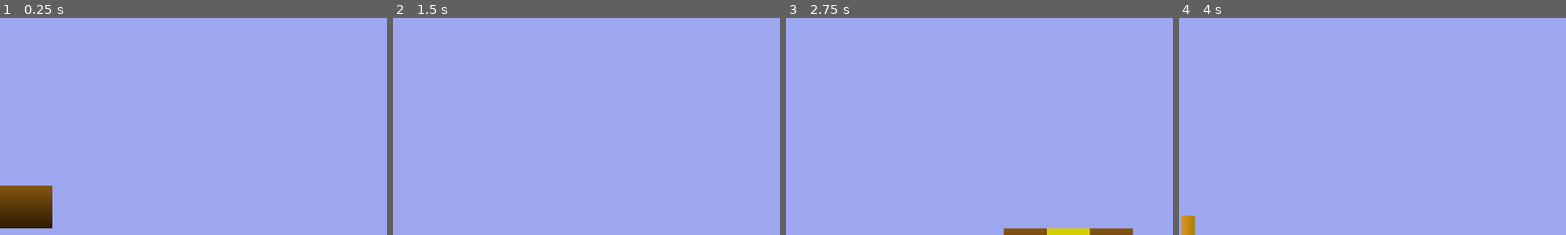
Above: before the commit, frames 1-4 (left to right).
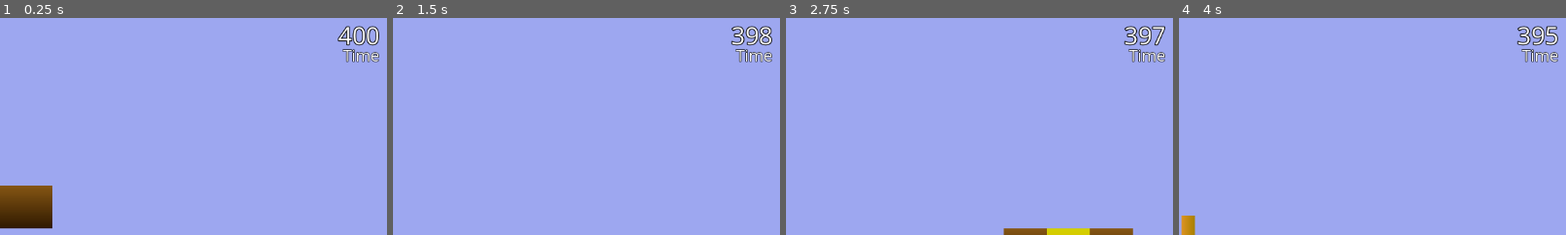
Above: after the commit, the same moments.

Repository: Alexxx180/Lemurio
Game: Godot game, scene res://levels/1/1/level.tscn
The game is run twice, just before and just after one commit, with the same random seed, the same clock (stepped at 60 frames per second) and the same inputs.
Inputs:
- Up to frame 1 (0.25 s): no input
- Up to frame 2 (1.5 s): tap Enter at 0.5 s; hold Right (move_right) from 0.53 s (still down); tap Space (jump) at 0.77, 1.25 s
- Up to frame 3 (2.75 s): tap Space (jump) at 1.52 s; release Right (move_right) at 2.03 s; hold Left (move_left) from 2.03 s (still down)
- Up to frame 4 (4 s): tap Enter at 2.75 s; release Left (move_left) at 2.78 s; hold Right (move_right) from 2.78 s (still down); tap Space (jump) at 3.02, 3.5, 3.77 s
The pictures show only the part of the screen within x 49-99%, y 2-52%; the shares and areas given below are measured in that part.

The runs differ from the first frame. In frame 1, 1.0% of the frame differs, in the area x 87-98%, y 3-21%; in frame 2, 1.0%; in frame 3, 0.9%; in frame 4, 1.0%.

Commit message:
timer done

Diff:
--- a/assets/actors/interactables/borders/gap/gap.gd
+++ b/assets/actors/interactables/borders/gap/gap.gd
@@ -2,6 +2,5 @@
 
 func _restart(hero: CharacterBody2D) -> void:
 	var lives: Node = hero.stats.lives
-	if lives.value > 0:
-		lives.value -= 1
-		hero.rollback()
+	lives.value -= 1
+	hero.rollback()
--- a/assets/actors/player/hero.gd
+++ b/assets/actors/player/hero.gd
@@ -13,11 +13,17 @@
 func _ready() -> void:
 	stats.bind(camera.main)
 	stats.lives.on_changed.connect(restart)
+	stats.time.on_changed.connect(time_up)
 	detectors.set_control_entity(self)
 
-func restart(lives: int) -> void:
-	if lives <= 0:
-		get_tree().call_deferred("reload_current_scene")
+func _reload() -> void:
+	get_tree().call_deferred("reload_current_scene")
+
+func restart(lives: int) -> void: if lives < 0: _reload()
+func time_up(time: int) -> void: if time <= 0: _reload()
+
+func _time_tick() -> void:
+	stats.time.value -= 1
 
 func rollback() -> void:
 	position = _memory
--- a/assets/actors/player/hero.tscn
+++ b/assets/actors/player/hero.tscn
@@ -69,3 +69,9 @@
 libraries = {
 "": SubResource("AnimationLibrary_nmxt6")
 }
+
+[node name="timer" type="Timer" parent="."]
+wait_time = 0.7
+autostart = true
+
+[connection signal="timeout" from="timer" to="." method="_time_tick"]
--- a/assets/actors/player/hero/camera/hud/ui/main/main.gd
+++ b/assets/actors/player/hero/camera/hud/ui/main/main.gd
@@ -1,4 +1,5 @@
 extends MarginContainer
 
-@onready var score: Label = $score/center/value
+@onready var score: Label = $score/value
 @onready var lives: Label = $lives/center/value
+@onready var time: Label = $time/value
--- a/assets/actors/player/hero/camera/hud/ui/main/main.tscn
+++ b/assets/actors/player/hero/camera/hud/ui/main/main.tscn
@@ -1,8 +1,9 @@
-[gd_scene load_steps=4 format=3 uid="uid://bhl2ppasg1jud"]
+[gd_scene load_steps=5 format=3 uid="uid://bhl2ppasg1jud"]
 
 [ext_resource type="Script" path="res://assets/actors/player/hero/camera/hud/ui/main/main.gd" id="1_ekdkh"]
 [ext_resource type="PackedScene" uid="uid://byb0p7bguir7w" path="res://assets/actors/player/hero/camera/hud/ui/main/score/score.tscn" id="1_s2402"]
 [ext_resource type="PackedScene" uid="uid://b82e1gt3s8fnd" path="res://assets/actors/player/hero/camera/hud/ui/main/lives/lives.tscn" id="2_njhtc"]
+[ext_resource type="PackedScene" uid="uid://bgi7lbgqopc62" path="res://assets/actors/player/hero/camera/hud/ui/main/time/time.tscn" id="4_nxwsp"]
 
 [node name="main" type="MarginContainer"]
 anchors_preset = 15
@@ -18,3 +19,6 @@
 
 [node name="lives" parent="." instance=ExtResource("2_njhtc")]
 layout_mode = 2
+
+[node name="time" parent="." instance=ExtResource("4_nxwsp")]
+layout_mode = 2
--- a/assets/actors/player/hero/camera/hud/ui/main/score/score.tscn
+++ b/assets/actors/player/hero/camera/hud/ui/main/score/score.tscn
@@ -9,10 +9,7 @@
 size_flags_vertical = 0
 theme = ExtResource("1_f16yv")
 
-[node name="center" type="CenterContainer" parent="."]
-layout_mode = 2
-
-[node name="value" type="Label" parent="center"]
+[node name="value" type="Label" parent="."]
 layout_mode = 2
 size_flags_horizontal = 0
 size_flags_vertical = 0
--- /dev/null
+++ b/assets/actors/player/hero/camera/hud/ui/main/time/time.tscn
@@ -0,0 +1,22 @@
+[gd_scene load_steps=4 format=3 uid="uid://bgi7lbgqopc62"]
+
+[ext_resource type="Theme" uid="uid://8qi8epbqsx4l" path="res://resources/ui/styles/ui.tres" id="1_e1hfx"]
+[ext_resource type="Theme" uid="uid://bw85to7l05fr0" path="res://resources/ui/styles/label/sub_caption.tres" id="2_dubnx"]
+[ext_resource type="Script" path="res://assets/actors/player/hero/camera/hud/ui/main/time/value.gd" id="2_t65y7"]
+
+[node name="time" type="VBoxContainer"]
+size_flags_horizontal = 8
+size_flags_vertical = 0
+theme = ExtResource("1_e1hfx")
+
+[node name="value" type="Label" parent="."]
+layout_mode = 2
+size_flags_horizontal = 8
+text = "400"
+script = ExtResource("2_t65y7")
+
+[node name="caption" type="Label" parent="."]
+layout_mode = 2
+theme = ExtResource("2_dubnx")
+text = "Time"
+horizontal_alignment = 2
--- /dev/null
+++ b/assets/actors/player/hero/camera/hud/ui/main/time/value.gd
@@ -0,0 +1,6 @@
+extends Label
+
+const form: String = "%03d"
+
+func update(value: int) -> void:
+	text = form % value
--- a/assets/actors/player/hero/stats/stats.gd
+++ b/assets/actors/player/hero/stats/stats.gd
@@ -2,8 +2,10 @@
 
 @onready var lives: Node = $lives
 @onready var score: Node = $score
+@onready var time: Node = $time
 
 func bind(ui: MarginContainer) -> void:
 	lives.on_changed.connect(ui.lives.update)
 	score.on_changed.connect(ui.score.update)
+	time.on_changed.connect(ui.time.update)
 	lives.update()
--- a/assets/actors/player/hero/stats/stats.tscn
+++ b/assets/actors/player/hero/stats/stats.tscn
@@ -6,7 +6,10 @@
 [node name="stats" type="Node"]
 script = ExtResource("1_fkunr")
 
+[node name="score" parent="." instance=ExtResource("1_drh21")]
+
 [node name="lives" parent="." instance=ExtResource("1_drh21")]
 _value = 3
 
-[node name="score" parent="." instance=ExtResource("1_drh21")]
+[node name="time" parent="." instance=ExtResource("1_drh21")]
+_value = 400
